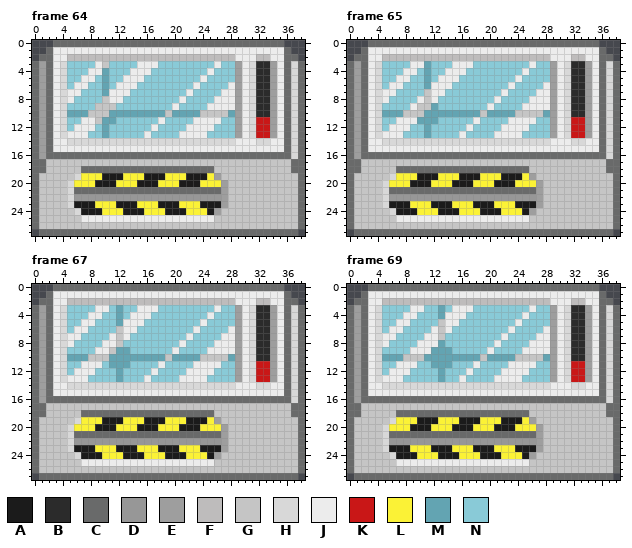
Pixel-art file -- assets/printer.ase. This is how it looked before the edit.
39x28 pixels, 213 frames. Colours within 5 levels of each other are drawn and written as one. Shown: frame 64, frame 65, frame 67, frame 69. The commit also changed other frames, which this record leaves out.
Palette (. is transparent): A #1b1b1b  B #2b2b2b  C #696a6a  D #979797  E #9e9e9e  F #bebcbc  G #c5c5c5  H #d8d8d8  J #ececec  K #c91717  L #fbf236  M #63a4b2  N #89cad7
Once edited:
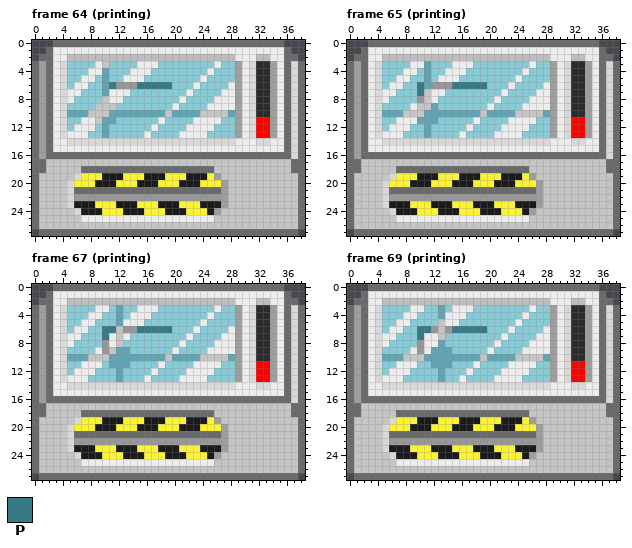
Colours new in this view: P #387986
Change:
layer "Layer 1" added
colour K: #c91717 -> #ff0000
Changed rows in their new state; - is a pixel that keeps its letter.
Frame 64 (printing), layer "Layer 1":
first column x 11:
 6 PDDDPPPPP
Frame 65 (printing), layer "Layer 1":
first column x 10:
 6 P-DDDPPPPP
 7 P---------
 8 D---------
Frame 67 (printing), layer "Layer 1":
first column x 10:
 6 PP-DDPPPPP
 7 P---------
 8 D---------
 9 D---------
Frame 69 (printing), layer "Layer 1":
first column x 10:
 6 PPD-DPPPPP
 7 P---------
 8 D---------
 9 D---------
Where, in picture pixels (left, top, right, bottom), the same in both pictures:
changed: (109, 82, 172, 89)
changed: (256, 117, 270, 138)
changed: (417, 82, 487, 103)
changed: (571, 117, 585, 138)
changed: (102, 326, 172, 354)
changed: (256, 361, 270, 382)
changed: (417, 326, 487, 354)
changed: (571, 361, 585, 382)
